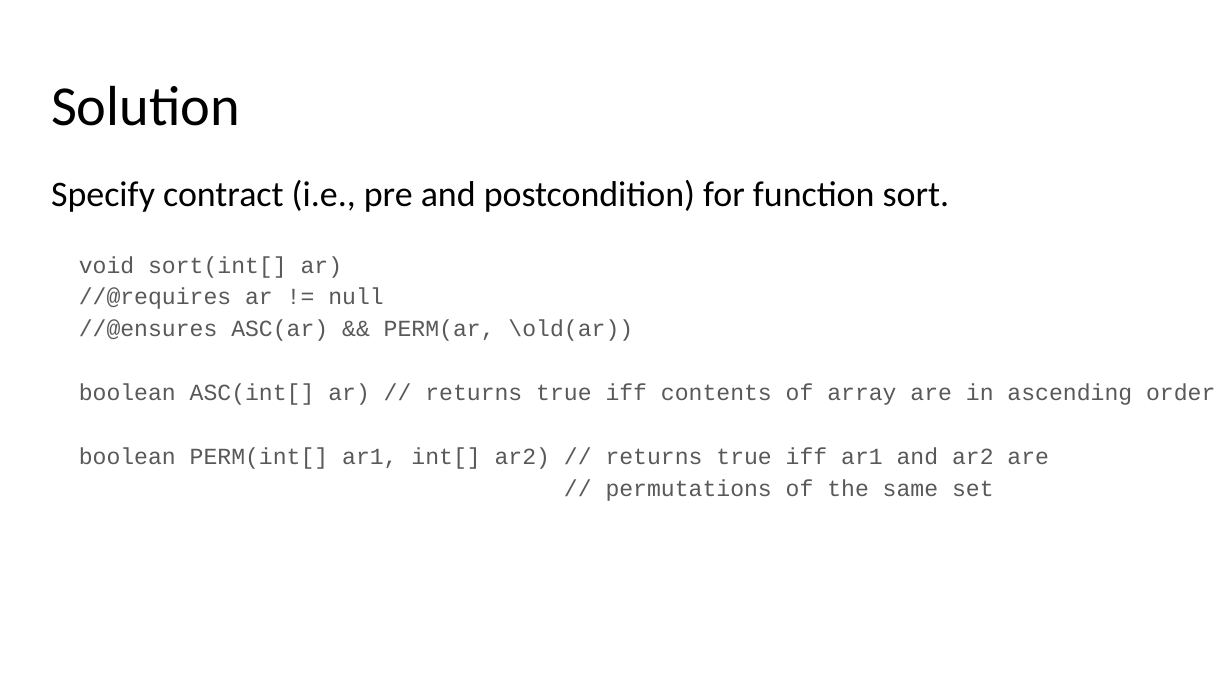
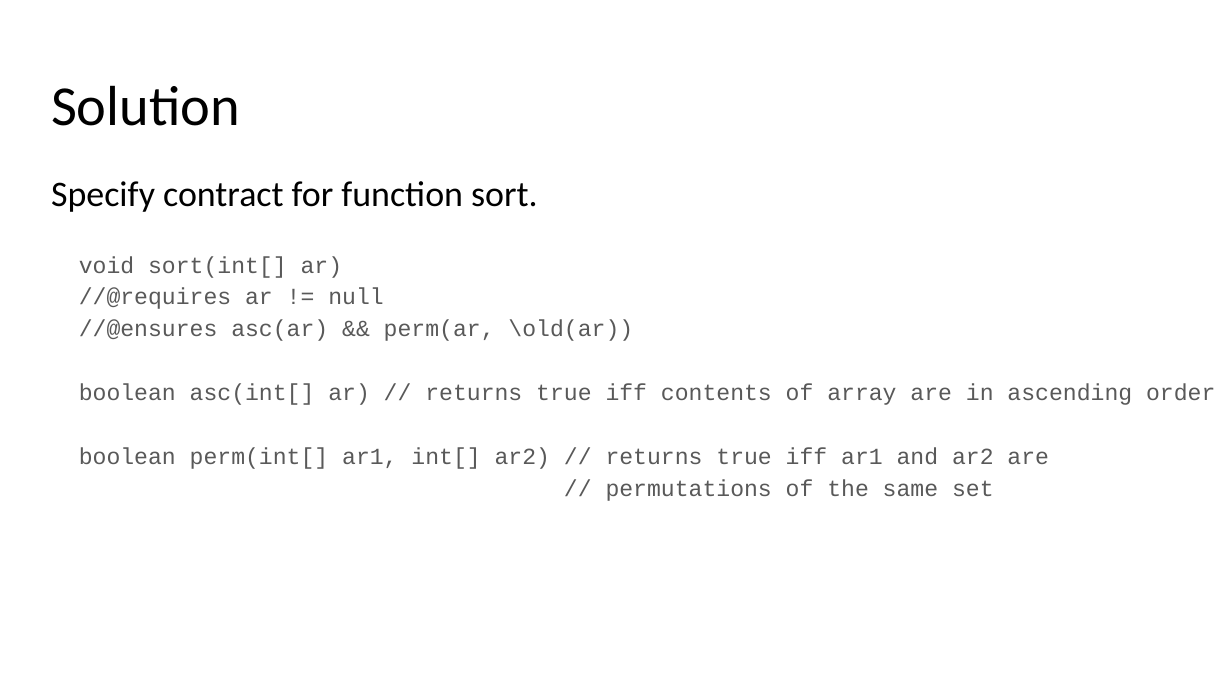
Before and after one commit to STAR-RG/testing-cin, a slide deck: slide 45 of testing-minicourse.pptx. Drawn at 1232x693 pixels with LibreOffice and Linux fonts; fonts in the diff are those of the drawing. Boxes give left, top, right and bottom in pixels: in the first picture for what was removed or moved away, otherwise in the second. Text is boxed around its words. In the diff, an @@ line names an element or a change of style, - is before the commit and + after.

Commit message:
minor updates

```diff
--- a/testing-minicourse.pptx
+++ b/testing-minicourse.pptx
@@ text at [51,181,538,212]: text changed @@
-Specify contract (i.e., pre and postcondition) for function sort.
+Specify contract for function sort.
@@ text at [79,320,1215,469]: text changed @@
-//@ensures ASC(ar) && PERM(ar, \old(ar))
-boolean ASC(int[] ar) // returns true iff contents of array are in ascending order
-boolean PERM(int[] ar1, int[] ar2) // returns true iff ar1 and ar2 are
+//@ensures asc(ar) && perm(ar, \old(ar))
+boolean asc(int[] ar) // returns true iff contents of array are in ascending order
+boolean perm(int[] ar1, int[] ar2) // returns true iff ar1 and ar2 are
```
Also in this commit, not shown: 4 other slides changed, 1 slide removed.
